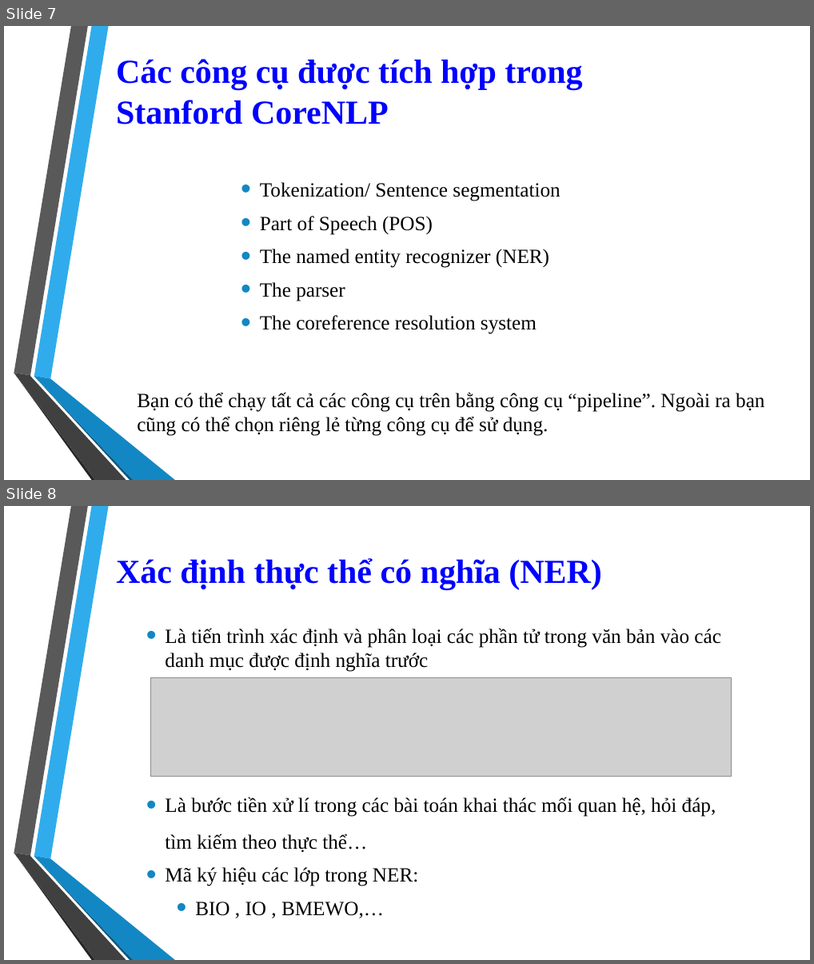
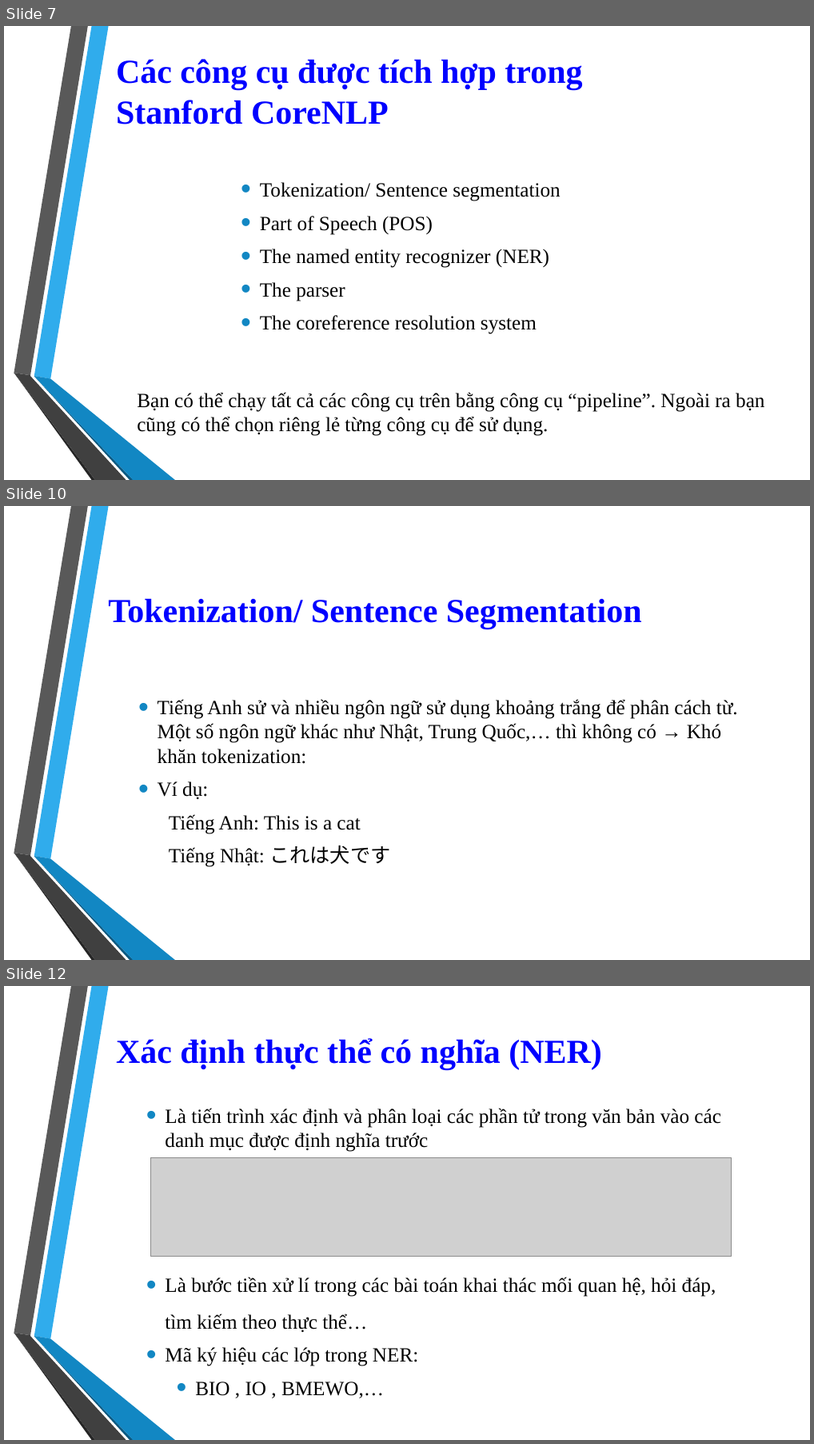
Before and after one commit to 1412520/TextMining, a slide deck: Seminar/Stanford_CoreNLP.pptx. Shown one above the other, each under a label of ours: slides 7 and 8 before the commit, slides 7, 10 and 12 after it; the slides between them are not shown. The pictures are 814x964 and 814x1444 pixels, drawn with LibreOffice and Linux fonts; fonts in the diff are those of the drawing; grey boxes stand for pictures; background and template pictures are left out. Boxes give left, top, right and bottom in pixels: in the first picture for what was removed or moved away, otherwise in the second. Text is boxed around its words. In the diff, an @@ line names an element or a change of style, - is before the commit and + after.

```diff
--- a/Seminar/Stanford_CoreNLP.pptx
+++ b/Seminar/Stanford_CoreNLP.pptx
@@ slide 10 added at box(4, 506, 810, 960), background picture (left out); not listed: 6 template elements that a slide beside it also shows @@
@@ title added at box(108, 599, 642, 629), 40 pt, text #0000FF, bold @@
+Tokenization/ Sentence Segmentation
@@ text added at box(158, 699, 738, 867), 24 pt, text #000000 @@
+  • Tiếng Anh sử và nhiều ngôn ngữ sử dụng khoảng trắng để phân cách từ. Một số ngôn ngữ khác như Nhật, Trung Quốc,… thì không có → Khó khăn tokenization:
+  • Ví dụ:
+Tiếng Anh: This is a cat
+Tiếng Nhật: これは犬です
@@ what was slide 8 is now slide 12 @@
```
Also in this commit, not shown: 1 slide changed, 3 other slides added.
